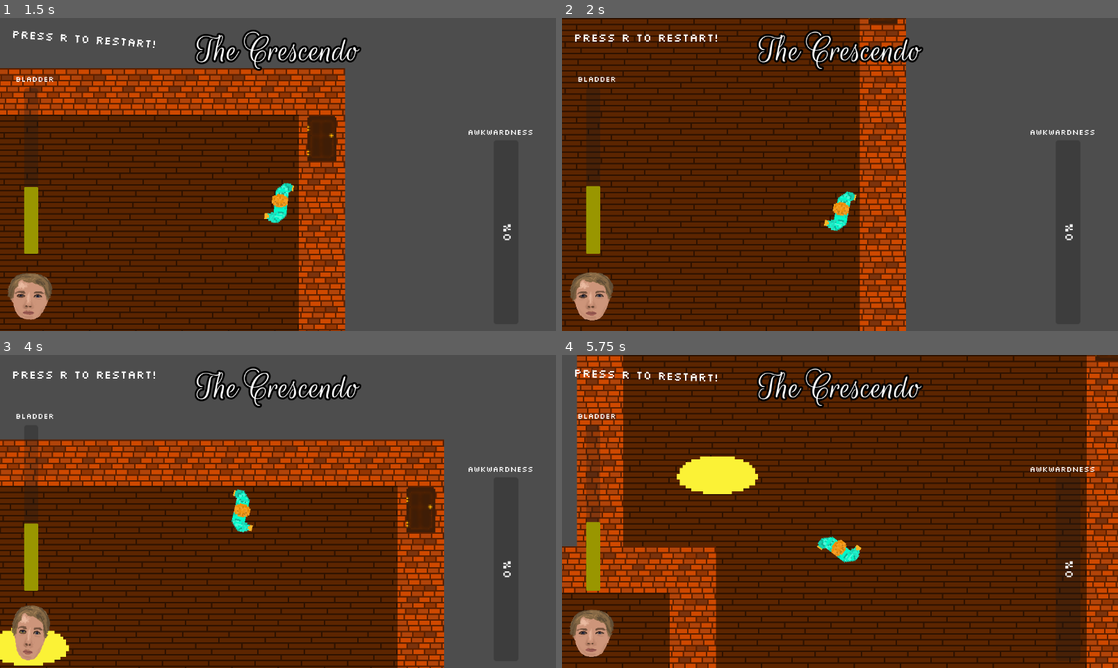
Above: before the commit, frames 1-4 (two rows, left to right).
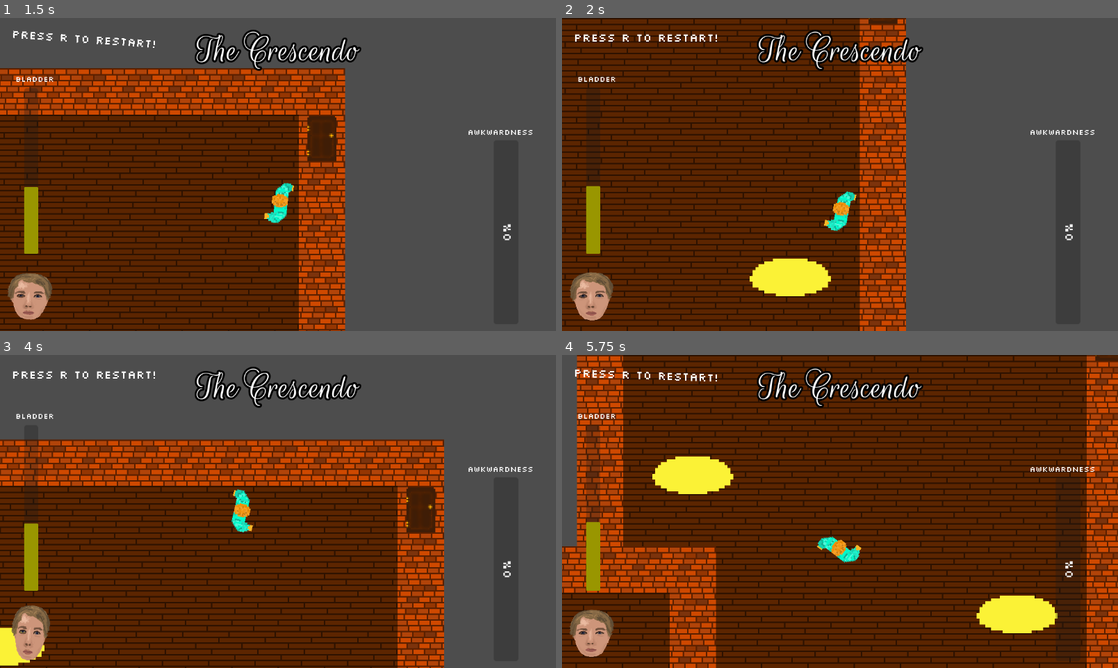
Above: after the commit, the same moments.

Repository: Jibby-Games/PizzaJam11
Game: Godot game, scene res://levels/PartyGame/house1.tscn
The game is run twice, just before and just after one commit, with the same random seed, the same clock (stepped at 60 frames per second) and the same inputs. This scene is started directly instead of the project's main scene.
Inputs (mouse positions are in pixels of both pictures, inside the frame that each line leads up to):
- Up to frame 1 (1.5 s): tap R (restart) at 0.5, 1.25 s; move the mouse to (400, 158) at 0.52 s; press the mouse at (400, 158) at 0.53 s; hold D (right) 0.53-1.28 s; tap Enter (ui_accept) at 0.77 s; move the mouse to (166, 190) at 1.27 s; release the mouse at (166, 190) at 1.28 s; hold S (down) from 1.28 s (still down); click (166, 190) at 1.35 s
- Up to frame 2 (2 s): keep holding S (down); tap Enter (ui_accept) at 1.52 s
- Up to frame 3 (4 s): tap R (restart) at 2, 2.75, 3.5 s; move the mouse to (333, 442) at 2.02 s; release S (down) at 2.03 s; press the mouse at (333, 442) at 2.03 s; hold D (right) 2.03-2.78 s; move the mouse to (250, 574) at 2.77 s; release the mouse at (250, 574) at 2.78 s; hold W (up) 2.78-3.53 s; click (250, 574) at 2.85 s; tap Enter (ui_accept) at 3.02, 3.77 s; move the mouse to (444, 558) at 3.52 s; press the mouse at (444, 558) at 3.53 s; hold A (left) from 3.53 s (still down)
- Up to frame 4 (5.75 s): tap R (restart) at 4.25 s; move the mouse to (673, 464) at 4.27 s; release the mouse at (673, 464) at 4.28 s; click (673, 464) at 4.35 s; tap Enter (ui_accept) at 4.52 s; move the mouse to (867, 511) at 5.02 s; release A (left) at 5.03 s; press the mouse at (867, 511) at 5.03 s; hold S (down) from 5.03 s (still down)

Frame 1 is identical in both runs. In frame 2, 1.4% of the frame differs, in the area x 33-49%, y 76-89%; in frame 3, 0.5%; in frame 4, 2.5%, in the area x 16-90%, y 32-89%.

Commit message:
fix: add moustache event and swap some events to house1

Diff:
--- a/awkward_scenarios/moustache.tres
+++ b/awkward_scenarios/moustache.tres
@@ -4,27 +4,27 @@
 
 [resource]
 script = ExtResource("1_6g0sn")
-event_text = "Your friend shows up. He kinda looks like that taxi driver… You’re relieved to finally have someone to talk to. But, he has a new, terrible moustache. You can’t stop staring at it. “Hey, what you think of my sweet new ‘tache? *he waggles his eyebrows*"
+event_text = "Your friend finally shows up. He kinda looks like that taxi driver… You’re relieved to finally have someone to talk to. But, he has a new, terrible moustache. You can’t stop staring at it. “Hey, what you think of my sweet new ‘tache? *he waggles his eyebrows*"
 playertalk_scenario = false
 npctalk_scenario = true
 npc_animation = "boy0_smiling"
 player_animation = ""
 choice_1 = "Um, yeah… it looks very… moustachalicious…"
-response_1 = "*Your friend stares in silence*"
+response_1 = "Your friend stares at you in silence..."
 awkardness_1 = 10
 player_animation_1 = ""
 player_talk_1 = false
 npc_animation_1 = "boy0_frowning"
 npc_talk_1 = false
 choice_2 = "You know, maybe you should shave it..."
-response_2 = "*Your friend stares in silence*"
+response_2 = "Your friend stares at you in silence..."
 awkardness_2 = 20
 player_animation_2 = ""
 player_talk_2 = false
 npc_animation_2 = "boy0_frowning"
 npc_talk_2 = false
 choice_3 = "Reach out to stroke his fuzz"
-response_3 = "*Your friend flinches* “Dude, what are you doing?”"
+response_3 = "Your friend flinches. “Dude, what are you doing? Did you just try to stroke my fuzz?”"
 awkardness_3 = 40
 player_animation_3 = ""
 player_talk_3 = false
--- a/levels/PartyGame/house0.tscn
+++ b/levels/PartyGame/house0.tscn
@@ -5,7 +5,7 @@
 [ext_resource type="PackedScene" uid="uid://164aiq1258ql" path="res://objects/awkward_trigger.tscn" id="2_kpem7"]
 [ext_resource type="Resource" uid="uid://b8nbamo4w1o0e" path="res://awkward_scenarios/host_intro.tres" id="3_cngqg"]
 [ext_resource type="Resource" uid="uid://6ksqfud44r8n" path="res://awkward_scenarios/refreshments.tres" id="3_k3mfd"]
-[ext_resource type="Resource" uid="uid://dkpgfv4tjx3eg" path="res://awkward_scenarios/cheese.tres" id="4_3ffwu"]
+[ext_resource type="Resource" uid="uid://bduax3q030g3l" path="res://awkward_scenarios/first_guest.tres" id="5_3hbit"]
 [ext_resource type="PackedScene" uid="uid://dibhmbwefhtgx" path="res://objects/door_trigger.tscn" id="6_iw51m"]
 
 [node name="Level" instance=ExtResource("1_p5jp2")]
@@ -27,9 +27,9 @@
 position = Vector2(208, -240)
 awkward_scenario = ExtResource("3_k3mfd")
 
-[node name="CheeseTrigger" parent="." index="3" instance=ExtResource("2_kpem7")]
+[node name="FirstGuestTrigger" parent="." index="3" instance=ExtResource("2_kpem7")]
 position = Vector2(208, 272)
-awkward_scenario = ExtResource("4_3ffwu")
+awkward_scenario = ExtResource("5_3hbit")
 
 [node name="HostAwkwardTrigger" parent="." index="4" instance=ExtResource("2_kpem7")]
 position = Vector2(80, -17)
@@ -40,5 +40,5 @@
 is_enabled = false
 
 [connection signal="trigger_done" from="RefreshmentsTrigger" to="." method="_on_refreshments_trigger_trigger_done"]
-[connection signal="trigger_done" from="CheeseTrigger" to="." method="_on_cheese_trigger_trigger_done"]
+[connection signal="trigger_done" from="FirstGuestTrigger" to="." method="_on_cheese_trigger_trigger_done"]
 [connection signal="trigger_done" from="HostAwkwardTrigger" to="." method="_on_host_awkward_trigger_trigger_done"]
--- a/levels/PartyGame/house1.tscn
+++ b/levels/PartyGame/house1.tscn
@@ -3,39 +3,11 @@
 [ext_resource type="Script" path="res://levels/PartyGame/house1.gd" id="1_n11yo"]
 [ext_resource type="PackedScene" uid="uid://b8xwphmndk8fr" path="res://levels/base_level.tscn" id="1_ts1bo"]
 [ext_resource type="PackedScene" uid="uid://164aiq1258ql" path="res://objects/awkward_trigger.tscn" id="2_luga6"]
-[ext_resource type="Script" path="res://awkward_scenarios/awkward_scenario_data.gd" id="4_ljcxp"]
+[ext_resource type="Resource" uid="uid://dkpgfv4tjx3eg" path="res://awkward_scenarios/cheese.tres" id="4_kl2oh"]
 [ext_resource type="Resource" uid="uid://dnjrto6s2hs3n" path="res://awkward_scenarios/dog2.tres" id="5_03awl"]
 [ext_resource type="Resource" uid="uid://cwd6dj04cwly6" path="res://awkward_scenarios/leaving_awkward_scene.tres" id="5_gw7ch"]
 [ext_resource type="PackedScene" uid="uid://dibhmbwefhtgx" path="res://objects/door_trigger.tscn" id="5_ua6fa"]
-
-[sub_resource type="Resource" id="Resource_rp1um"]
-script = ExtResource("4_ljcxp")
-event_text = ""
-playertalk_scenario = false
-npctalk_scenario = false
-npc_animation = ""
-player_animation = ""
-choice_1 = ""
-response_1 = ""
-awkardness_1 = 0
-player_animation_1 = ""
-player_talk_1 = false
-npc_animation_1 = ""
-npc_talk_1 = false
-choice_2 = ""
-response_2 = ""
-awkardness_2 = 0
-player_animation_2 = ""
-player_talk_2 = false
-npc_animation_2 = ""
-npc_talk_2 = false
-choice_3 = ""
-response_3 = ""
-awkardness_3 = 0
-player_animation_3 = ""
-player_talk_3 = false
-npc_animation_3 = ""
-npc_talk_3 = false
+[ext_resource type="Resource" uid="uid://ckse6kx88f57k" path="res://awkward_scenarios/moustache.tres" id="8_dsfus"]
 
 [node name="Level" instance=ExtResource("1_ts1bo")]
 script = ExtResource("1_n11yo")
@@ -50,12 +22,12 @@
 rotation = 3.14717
 can_piss = false
 
-[node name="AwkwardTrigger" parent="." index="2" instance=ExtResource("2_luga6")]
-position = Vector2(129, -176)
-awkward_scenario = SubResource("Resource_rp1um")
+[node name="CheeseAwkwardTrigger" parent="." index="2" instance=ExtResource("2_luga6")]
+position = Vector2(240, 272)
+awkward_scenario = ExtResource("4_kl2oh")
 
 [node name="Dog2AwkwardTrigger" parent="." index="3" instance=ExtResource("2_luga6")]
-position = Vector2(347, 120)
+position = Vector2(336, -80)
 awkward_scenario = ExtResource("5_03awl")
 
 [node name="HostAwkwardTrigger" parent="." index="4" instance=ExtResource("2_luga6")]
@@ -67,6 +39,10 @@
 rotation = 0.762309
 is_enabled = false
 
-[connection signal="trigger_done" from="AwkwardTrigger" to="." method="_on_awkward_trigger_trigger_done"]
+[node name="MoustacheAwkwardTrigger" parent="." index="6" instance=ExtResource("2_luga6")]
+position = Vector2(112, -176)
+awkward_scenario = ExtResource("8_dsfus")
+
+[connection signal="trigger_done" from="CheeseAwkwardTrigger" to="." method="_on_awkward_trigger_trigger_done"]
 [connection signal="trigger_done" from="Dog2AwkwardTrigger" to="." method="_on_dog_2_awkward_trigger_trigger_done"]
 [connection signal="trigger_done" from="HostAwkwardTrigger" to="." method="_on_host_awkward_trigger_trigger_done"]
